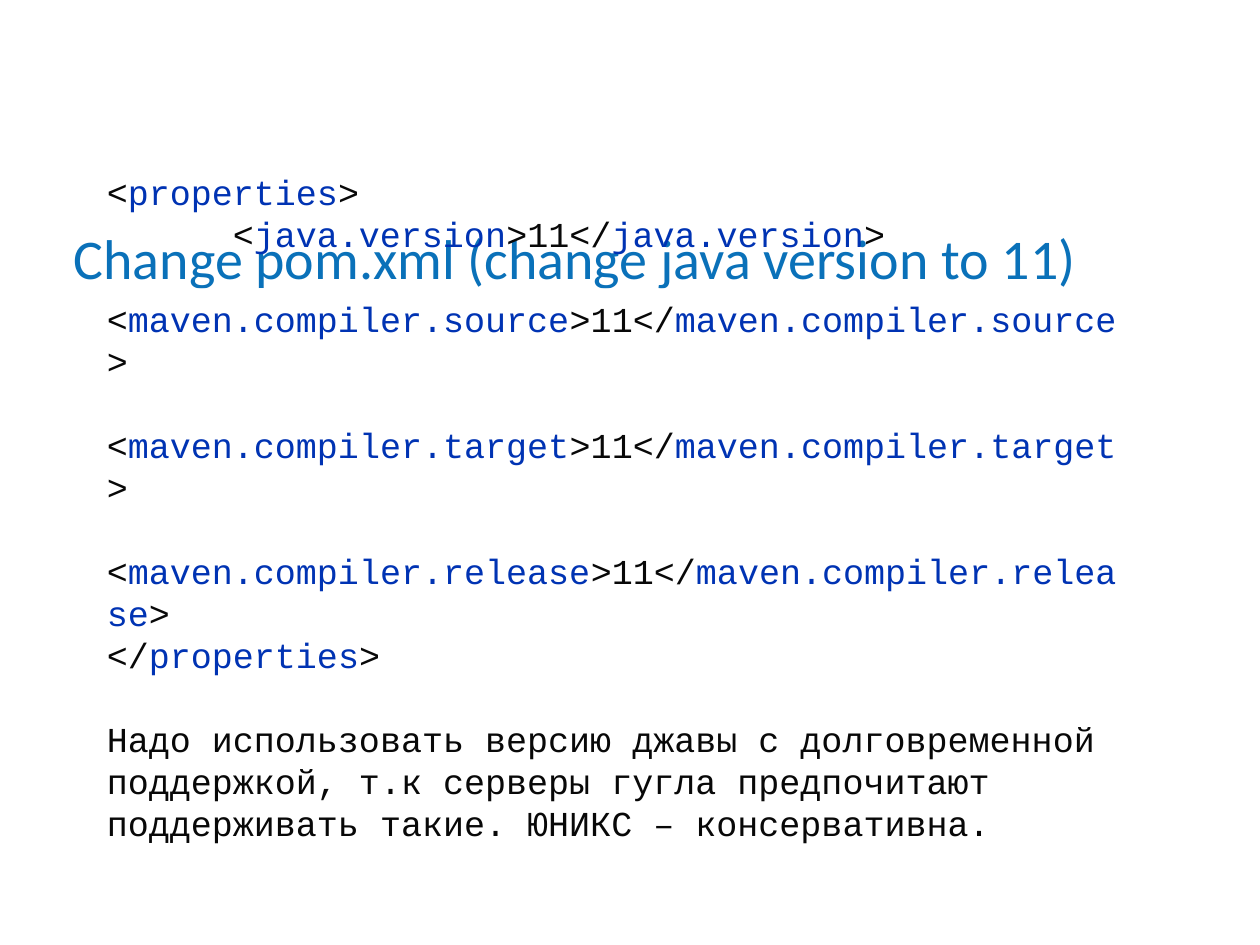
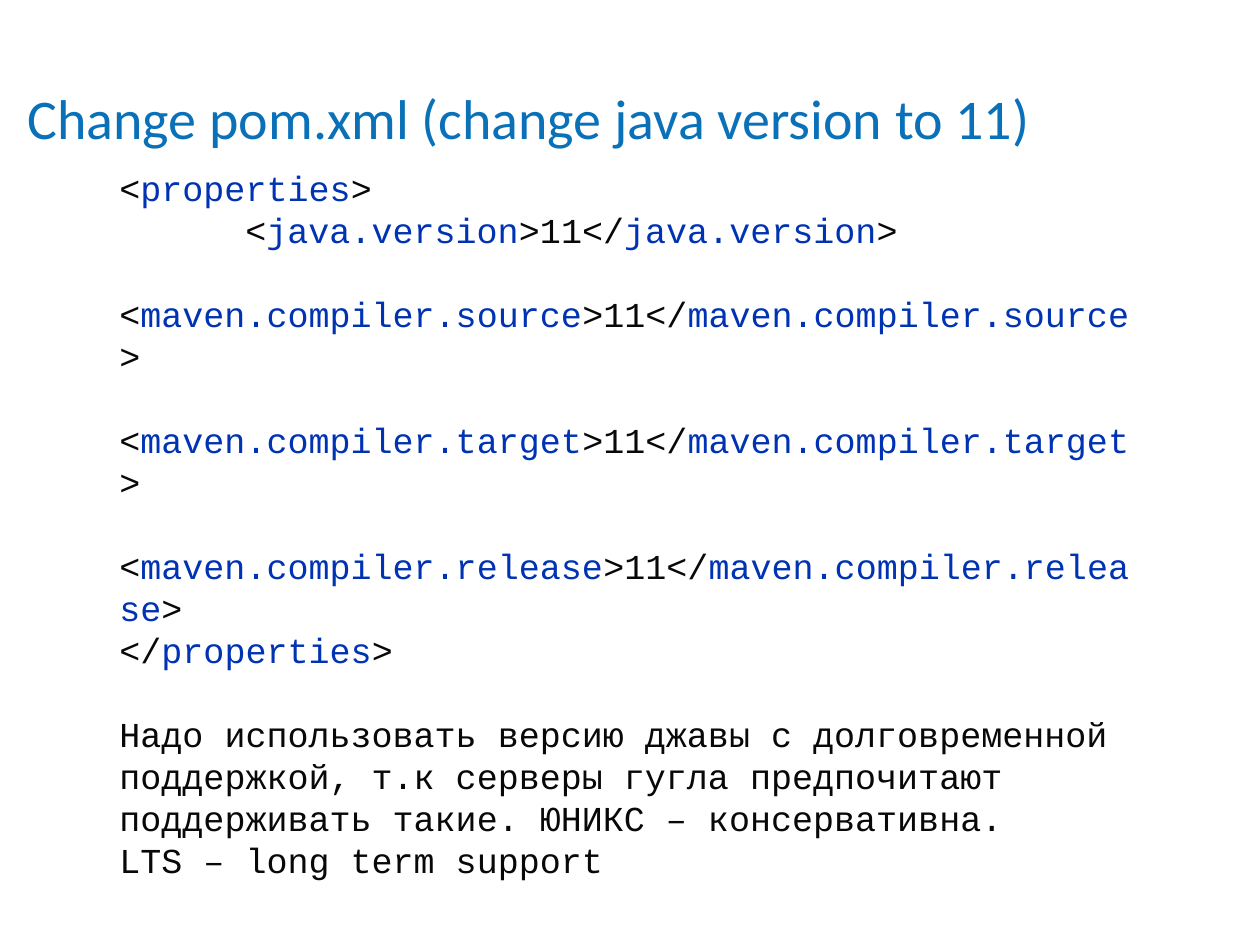
Before and after one commit to mitka0260/BCSlessons, a slide deck: slide 3 of src/main/java/ee/bcs/java/lectures/Loeng47 - Google-Cloud-Deploy.pptx. Drawn at 1260x945 pixels with LibreOffice and Linux fonts; fonts in the diff are those of the drawing; background and template pictures are left out. Boxes give left, top, right and bottom in pixels: in the first picture for what was removed or moved away, otherwise in the second. Text is boxed around its words. In the diff, an @@ line names an element or a change of style, - is before the commit and + after.

```diff
--- a/src/main/java/ee/bcs/java/lectures/Loeng47 - Google-Cloud-Deploy.pptx
+++ b/src/main/java/ee/bcs/java/lectures/Loeng47 - Google-Cloud-Deploy.pptx
@@ title "Change pom.xml (change java version ..." rewrapped from <box>74,232,1076,289</box> to <box>27,98,1029,149</box> @@
@@ text "<properties> <java.version>11</java.version> <maven.compiler ...": place and size @@
-text "<properties> <java.version>11</java.version> <maven.compiler ..." at <box>107,181,1117,844</box>
+text "<properties> <java.version>11</java.version> <maven.compiler ..." at <box>119,177,1129,881</box>
@@ text at <box>119,849,603,881</box>: paragraph added @@
+LTS – long term support
```
Also in this commit, not shown: 4 other slides changed, 8 other files.
